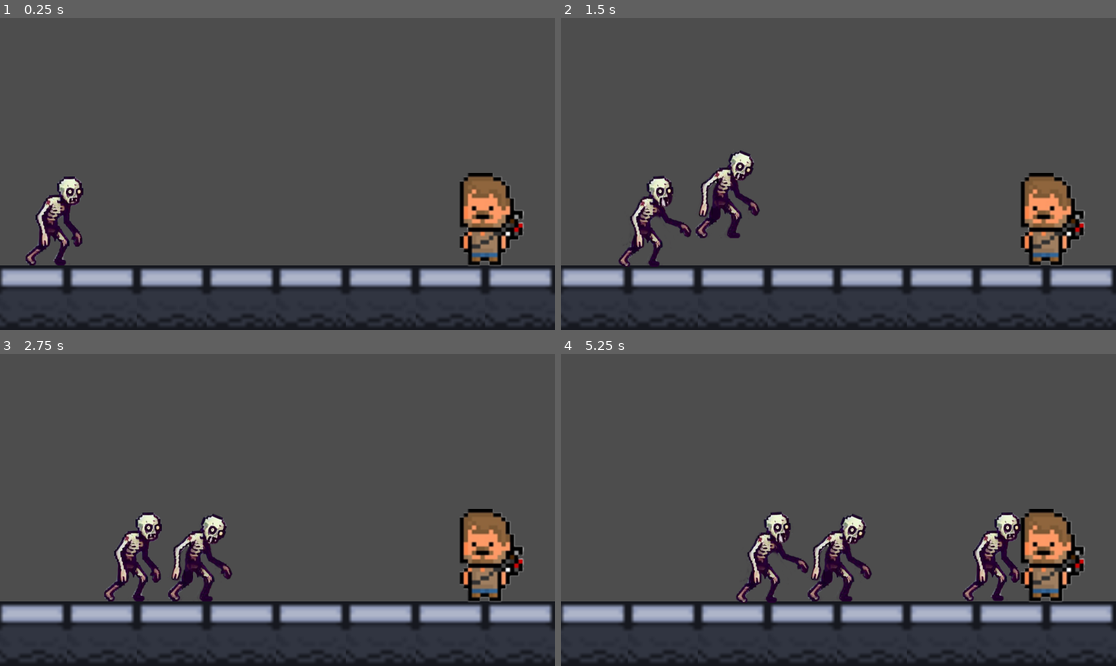
Above: before the commit, frames 1-4 (two rows, left to right).
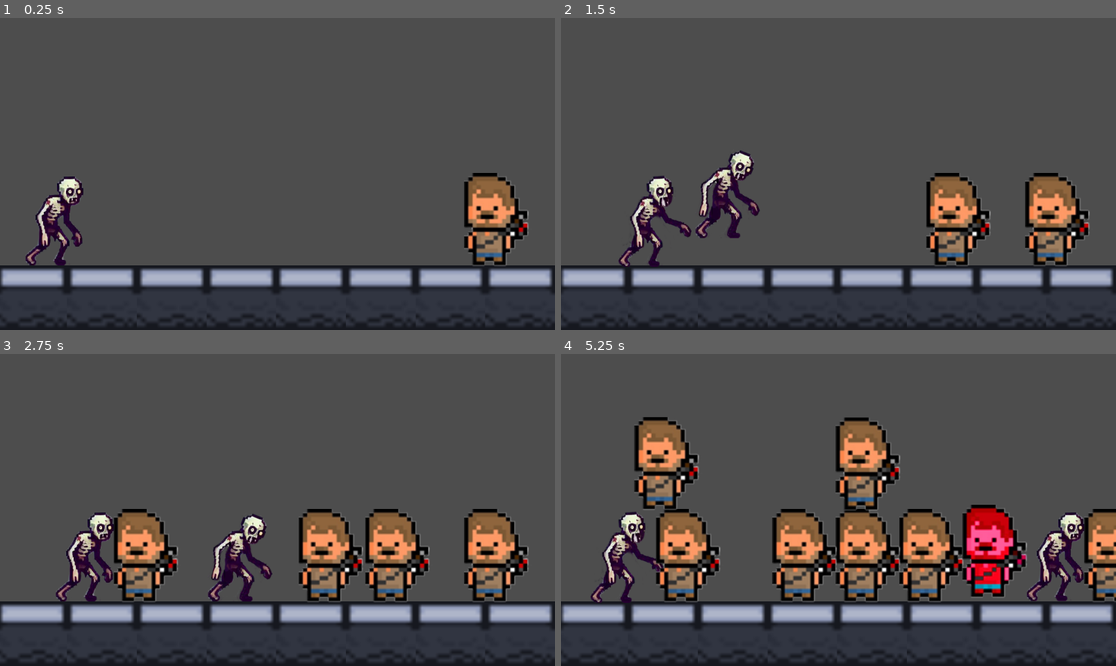
Above: after the commit, the same moments.

Repository: PlayableGIT/Gen_Z
Game: Godot game, scene res://scena.tscn
Same seed, same stepped clock (60 frames per second), same inputs: the game is played once before the commit and once after it.
Inputs (mouse positions are in pixels of both pictures, inside the frame that each line leads up to):
- Up to frame 1 (0.25 s): no input
- Up to frame 2 (1.5 s): move the mouse to (960, 158) at 0.52 s; right-click (960, 158) at 0.6 s; move the mouse to (727, 189) at 1.27 s; click (727, 189) at 1.35 s
- Up to frame 3 (2.75 s): right-click (166, 525) at 1.55 s; move the mouse to (333, 441) at 2.02 s; right-click (333, 441) at 2.1 s
- Up to frame 4 (5.25 s): move the mouse to (810, 572) at 2.77 s; right-click (810, 572) at 2.85 s; move the mouse to (1005, 556) at 3.52 s; click (1005, 556) at 3.6 s; right-click (1005, 556) at 3.8 s; move the mouse to (672, 463) at 4.27 s; right-click (672, 463) at 4.35 s; move the mouse to (866, 510) at 5.02 s; right-click (866, 510) at 5.1 s

The runs differ from the first frame. In frame 1, 1.8% of the frame differs, in the area x 82-96%, y 49-80%; in frame 2, 4.3%; in frame 3, 14%; in frame 4, 25%, in the area x 5-100%, y 20-80%.

Commit message:
mouse_survivor_spawn 0.1

Diff:
--- a/project.godot
+++ b/project.godot
@@ -22,3 +22,8 @@
 "events": [Object(InputEventMouseButton,"resource_local_to_scene":false,"resource_name":"","device":-1,"window_id":0,"a …(253 unchanged characters)…
 ]
 }
+right_mouse={
+"deadzone": 0.5,
+"events": [Object(InputEventMouseButton,"resource_local_to_scene":false,"resource_name":"","device":-1,"window_id":0,"alt_pressed":false,"shift_pressed":false,"ctrl_pressed":false,"meta_pressed":false,"button_mask":0,"position":Vector2(0, 0),"global_position":Vector2(0, 0),"factor":1.0,"button_index":2,"canceled":false,"pressed":false,"double_click":false,"script":null)
+]
+}
--- a/scena.gd
+++ b/scena.gd
@@ -1,10 +1,14 @@
 extends Node2D
 
 @export var zombie: PackedScene
-
+@export var survivor: PackedScene
 # Called every frame. 'delta' is the elapsed time since the previous frame.
 func _process(_delta):
 	if Input.is_action_just_released("left_mouse"):
 		var new_zombie = zombie.instantiate()
 		add_child(new_zombie)
 		new_zombie.position = get_global_mouse_position()
+	if Input.is_action_just_released("right_mouse"):
+		var new_survivor = survivor.instantiate()
+		add_child(new_survivor)
+		new_survivor.position = get_global_mouse_position()
--- a/scena.tscn
+++ b/scena.tscn
@@ -11,6 +11,7 @@
 [node name="Main" type="Node2D"]
 script = ExtResource("1_sian6")
 zombie = ExtResource("3_twq8y")
+survivor = ExtResource("2_4ly84")
 
 [node name="Camera2D" type="Camera2D" parent="."]
 position = Vector2(668.075, -214.965)
@@ -72,7 +73,7 @@
 
 [node name="Survivor" parent="." instance=ExtResource("2_4ly84")]
 z_index = 1
-position = Vector2(1184, -124)
+position = Vector2(1195, -191)
 
 [node name="Zombie" parent="." instance=ExtResource("3_twq8y")]
 position = Vector2(123, -120)
